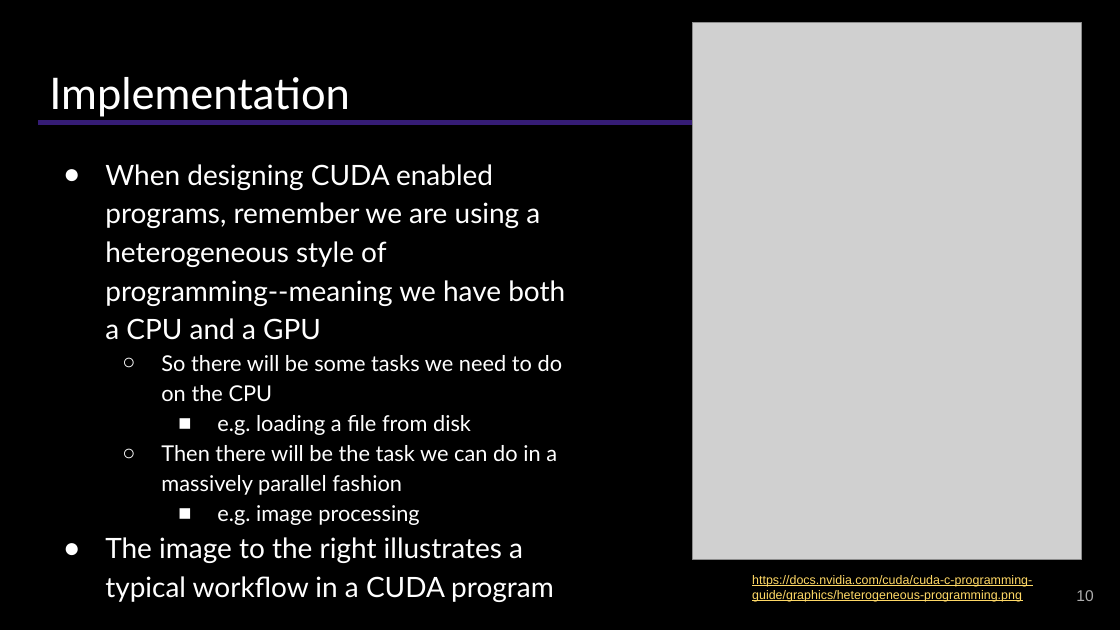
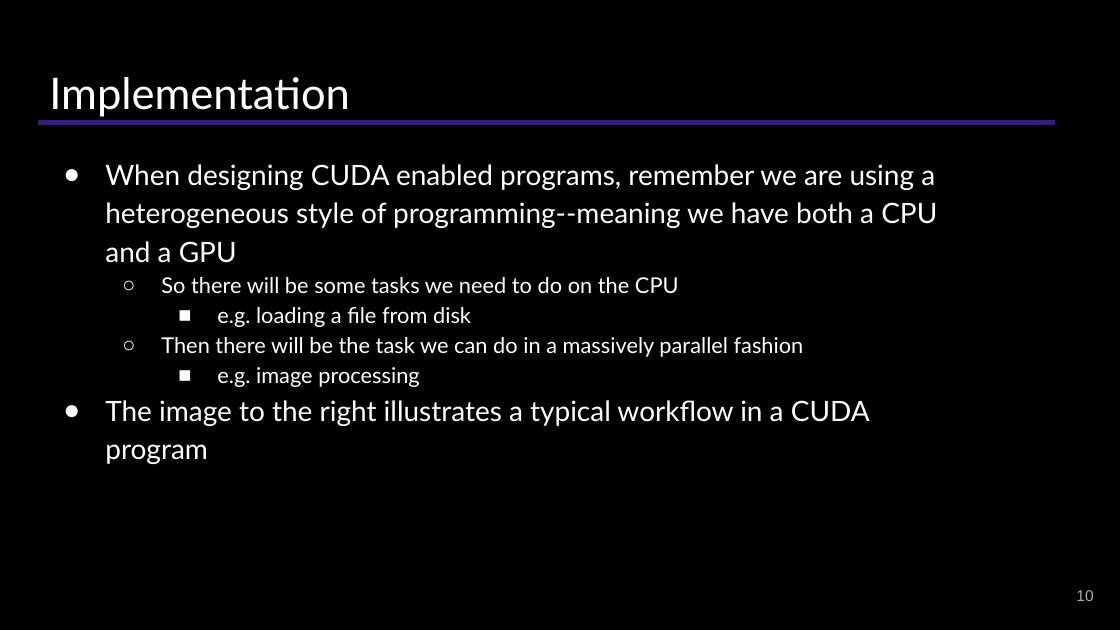
Before and after one commit to shodor-education/petascale-semester-curriculum, a slide deck: slide 10 of units/7/lessons/2/resources/petascale-lesson-7.2-slides.pptx. Drawn at 1120x630 pixels with LibreOffice and Linux fonts; fonts in the diff are those of the drawing; grey boxes stand for pictures. Boxes give left, top, right and bottom in pixels: in the first picture for what was removed or moved away, otherwise in the second. Text is boxed around its words. In the diff, an @@ line names an element or a change of style, - is before the commit and + after.

```diff
--- a/units/7/lessons/2/resources/petascale-lesson-7.2-slides.pptx
+++ b/units/7/lessons/2/resources/petascale-lesson-7.2-slides.pptx
@@ picture removed at box(692, 22, 1081, 559) @@
@@ text "When designing CUDA enabled programs, ..." rewrapped from box(105, 164, 565, 563) to box(105, 164, 937, 464) @@
@@ text removed at box(752, 575, 1032, 602) @@
-https://docs.nvidia.com/cuda/cuda-c-programming-guide/graphics/heterogeneous-programming.png
```
Also in this commit, not shown: 3 other slides changed.
